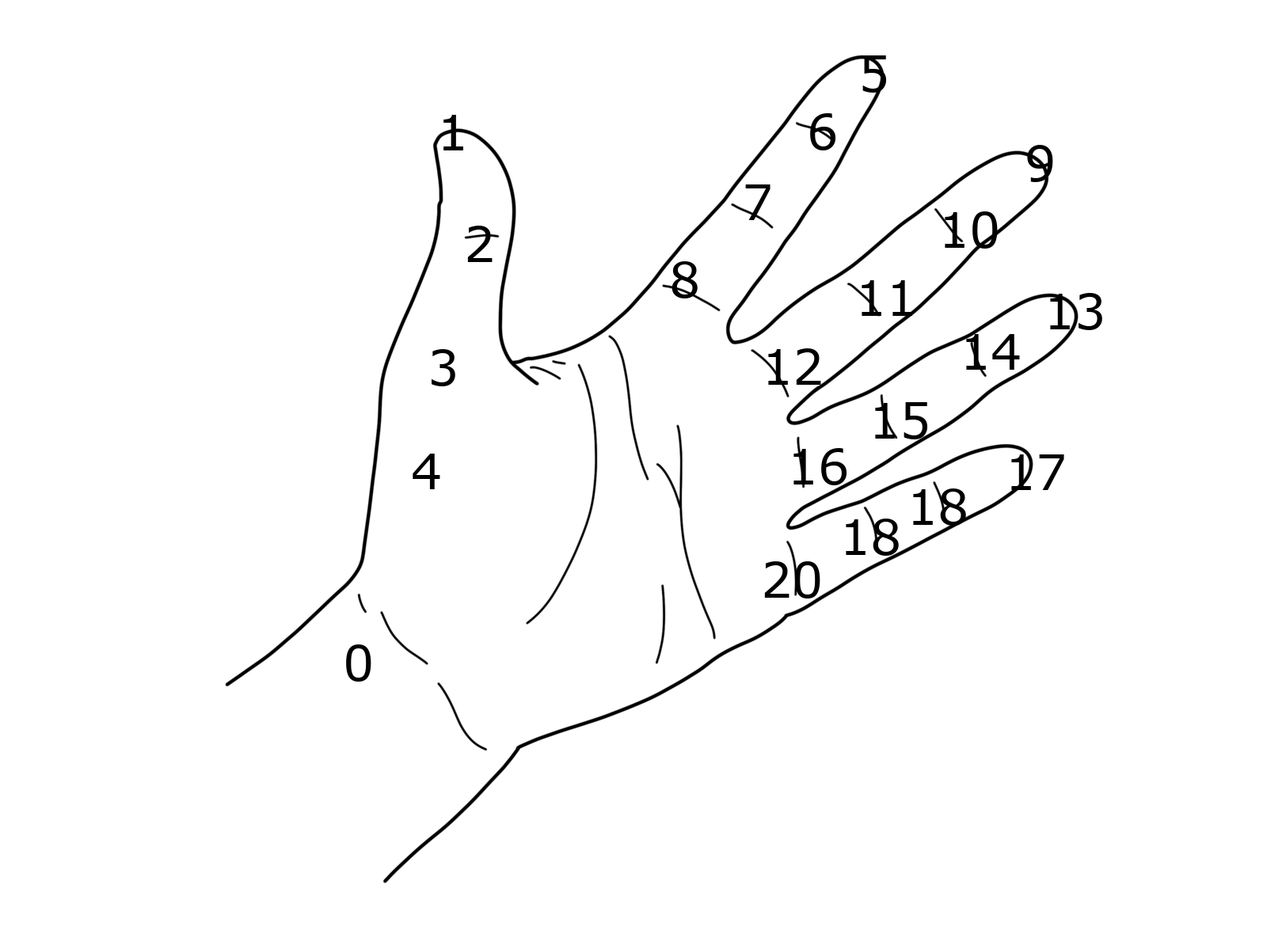
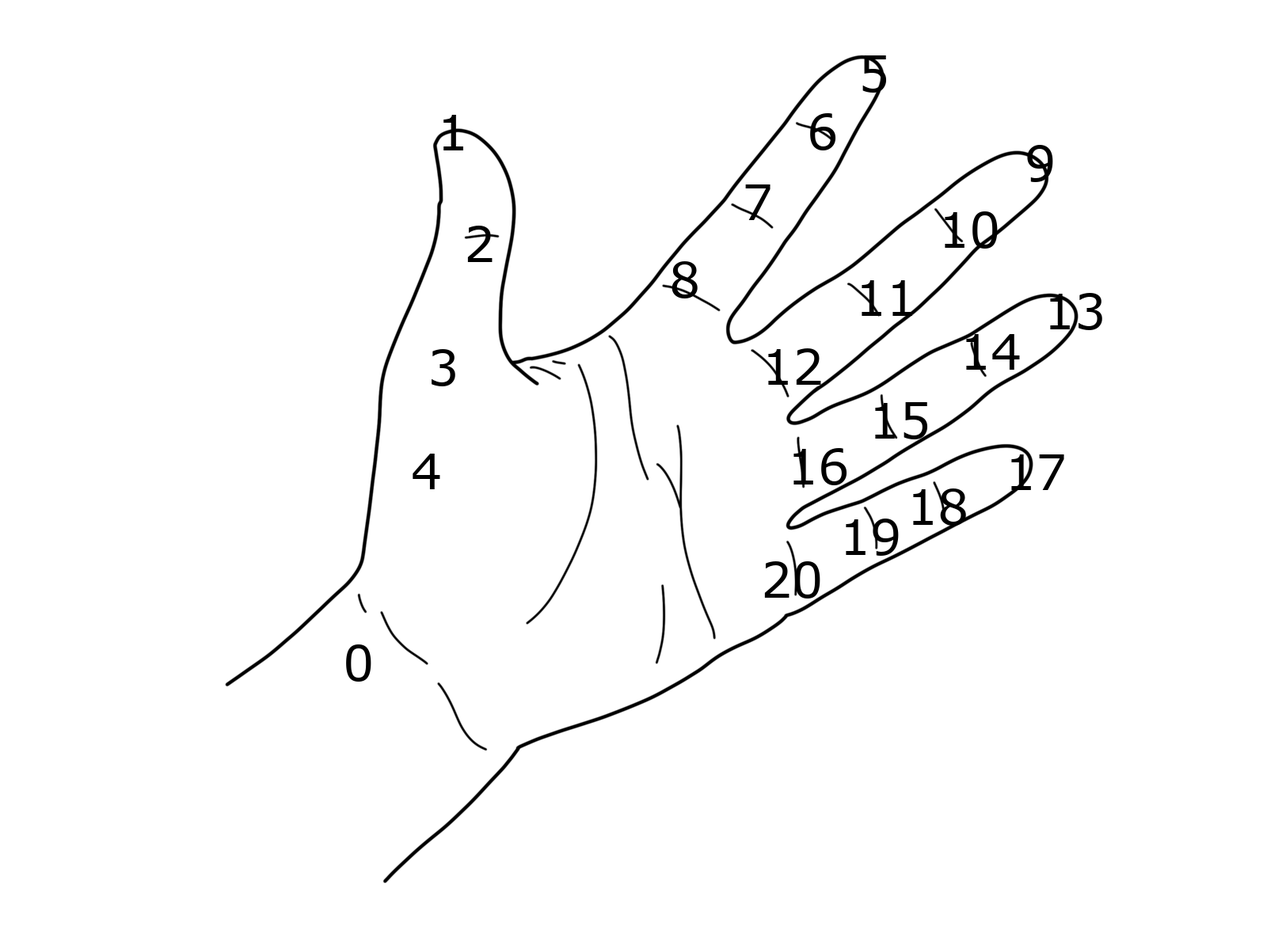
The second 1267×950 image is a revision of the first. Changes to its layers:
renamed "18 #1" to "19", painted on it over [872, 518, 899, 556]
